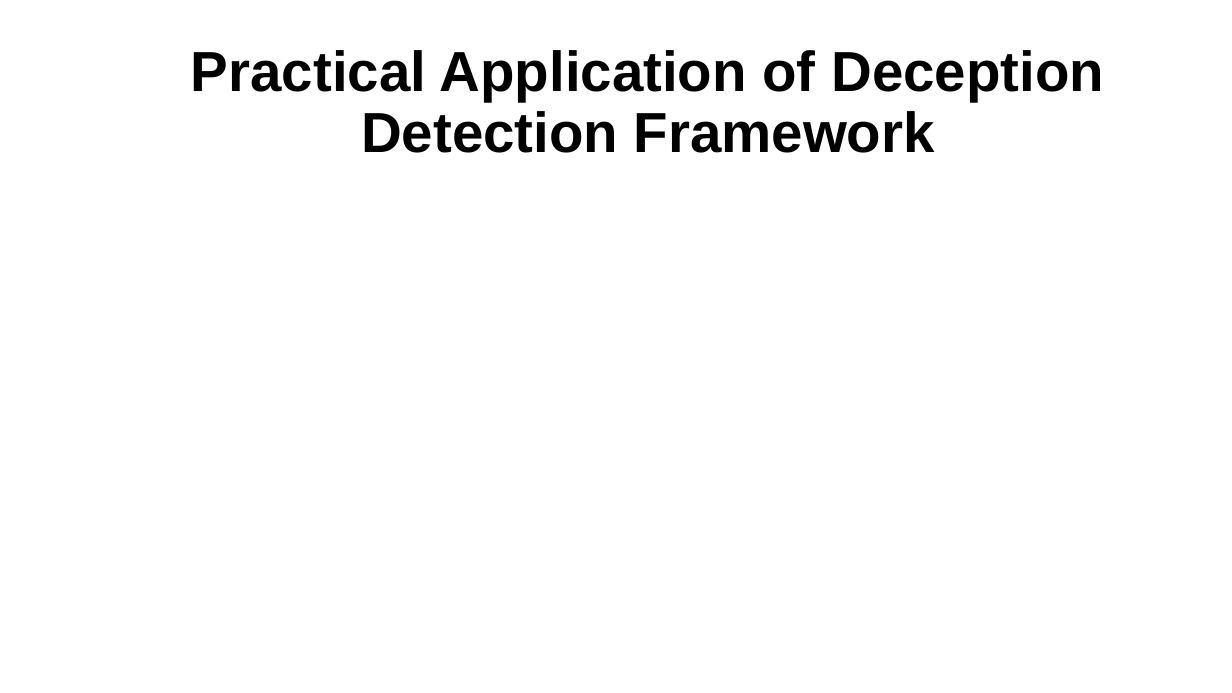
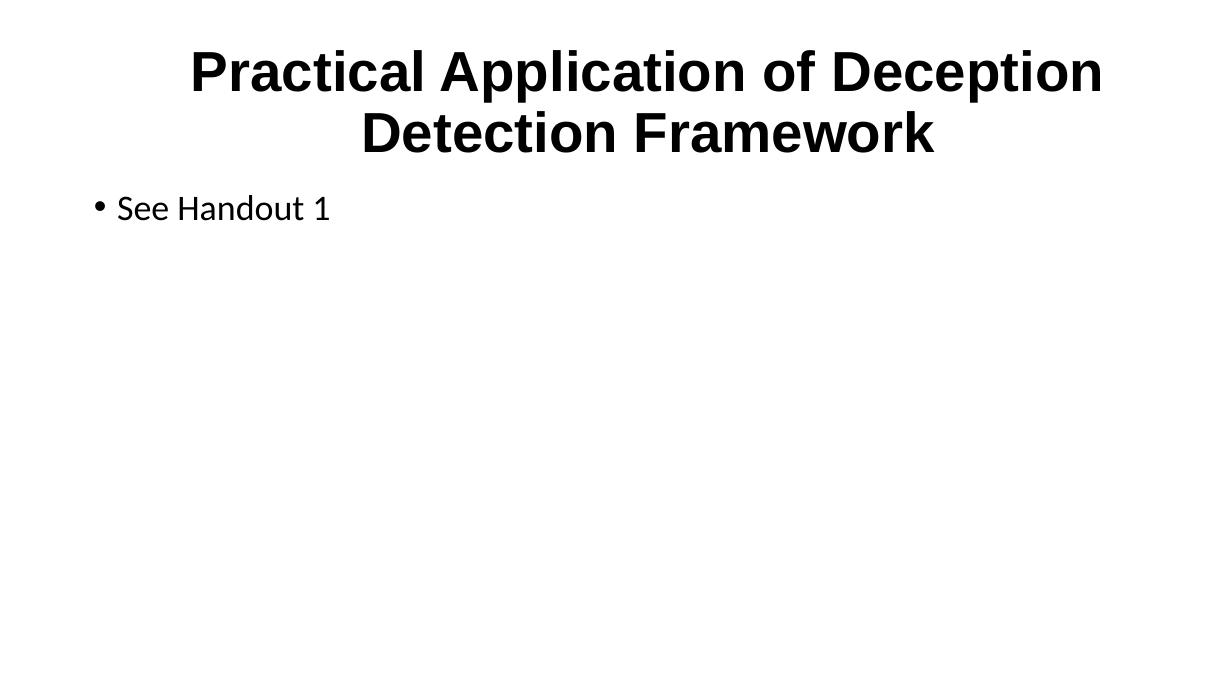
Before and after one commit to irregularchat/Counter_Malign_Information_Training, a slide deck: slide 14 of Counter_Malign_Information/4-Implement-For_Instructors/Lesson_Plans/Lesson_05-Identify_Malign_Information/Audio_Visual-Identify_Misinformation/Instructor-Lesson_Slide-Identify_Misinformation.pptx (slide 13 before the commit). Drawn at 1232x693 pixels with LibreOffice and Linux fonts; fonts in the diff are those of the drawing. Boxes give left, top, right and bottom in pixels: in the first picture for what was removed or moved away, otherwise in the second. Text is boxed around its words. In the diff, an @@ line names an element or a change of style, - is before the commit and + after.

```diff
--- a/Counter_Malign_Information/4-Implement-For_Instructors/Lesson_Plans/Lesson_05-Identify_Malign_Information/Audio_Visual-Identify_Misinformation/Instructor-Lesson_Slide-Identify_Misinformation.pptx
+++ b/Counter_Malign_Information/4-Implement-For_Instructors/Lesson_Plans/Lesson_05-Identify_Malign_Information/Audio_Visual-Identify_Misinformation/Instructor-Lesson_Slide-Identify_Misinformation.pptx
@@ text added at <box>117,195,330,221</box>, 28 pt, text #000000 @@
+• See Handout 1
```
Also in this commit, not shown: 7 other slides changed, 6 slides added, 1 slide removed, 1 other file.
